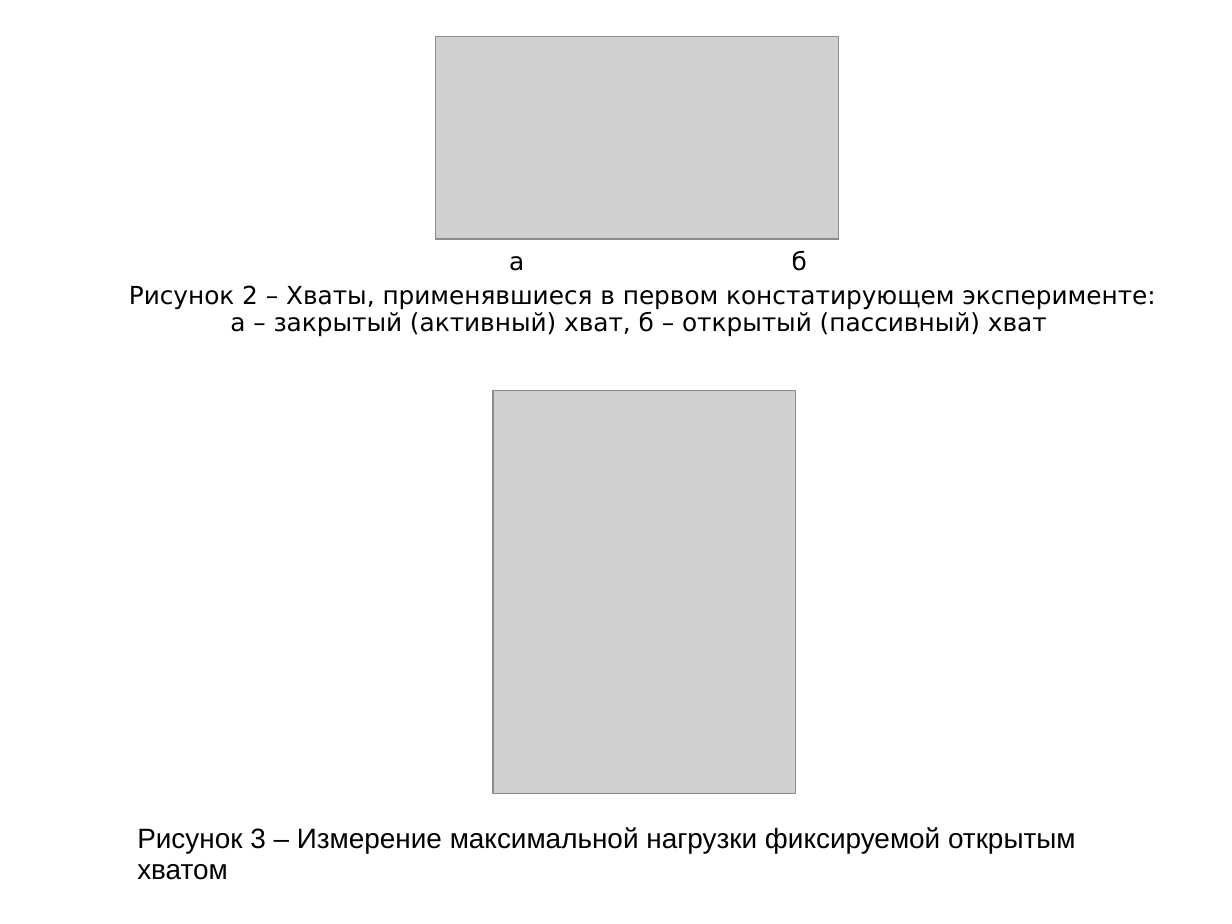
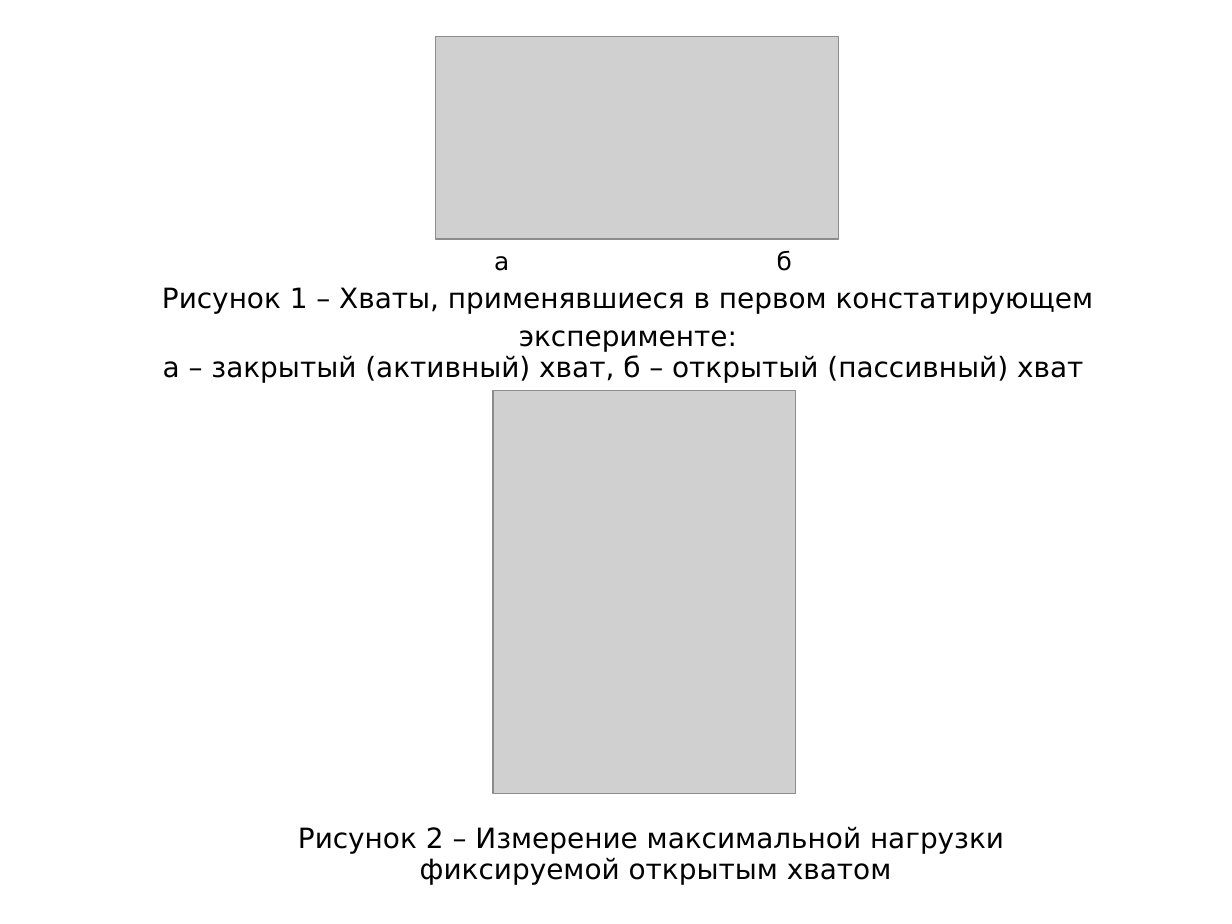
Before and after one commit to VlasenkoPavel/pv-repo, a slide deck: slide 13 of Prezent Vlasenko.ppt (slide 10 before the commit). Drawn at 1232x924 pixels with LibreOffice and Linux fonts; fonts in the diff are those of the drawing; grey boxes stand for pictures. Boxes give left, top, right and bottom in pixels: in the first picture for what was removed or moved away, otherwise in the second. Text is boxed around its words. In the diff, an @@ line names an element or a change of style, - is before the commit and + after.

```diff
--- a/Prezent Vlasenko.ppt
+++ b/Prezent Vlasenko.ppt
@@ text "а б Рисунок 1 – ...": place and size @@
-text "а б Рисунок 1 – ..." at <box>129,250,1155,337</box>
+text "а б Рисунок 1 – ..." at <box>162,250,1094,382</box>
@@ text at <box>162,250,1094,352</box>: text changed; size 16 to 18 pt @@
-а б Рисунок 2 – Хваты, применявшиеся в первом констатирующем эксперименте:
+а б Рисунок 1 – Хваты, применявшиеся в первом констатирующем эксперименте:
@@ text at <box>163,355,1083,382</box>: size 16 to 18 pt in "а – закрытый (активный) хват, б – ..." @@
@@ text at <box>298,826,1004,884</box>: text changed; font Arial to DejaVu Sans @@
-Рисунок 3 – Измерение максимальной нагрузки фиксируемой открытым хватом
+Рисунок 2 – Измерение максимальной нагрузки
+фиксируемой открытым хватом
```
Also in this commit, not shown: 18 other slides changed, 6 slides added, 5 slides removed, 10 other files.
